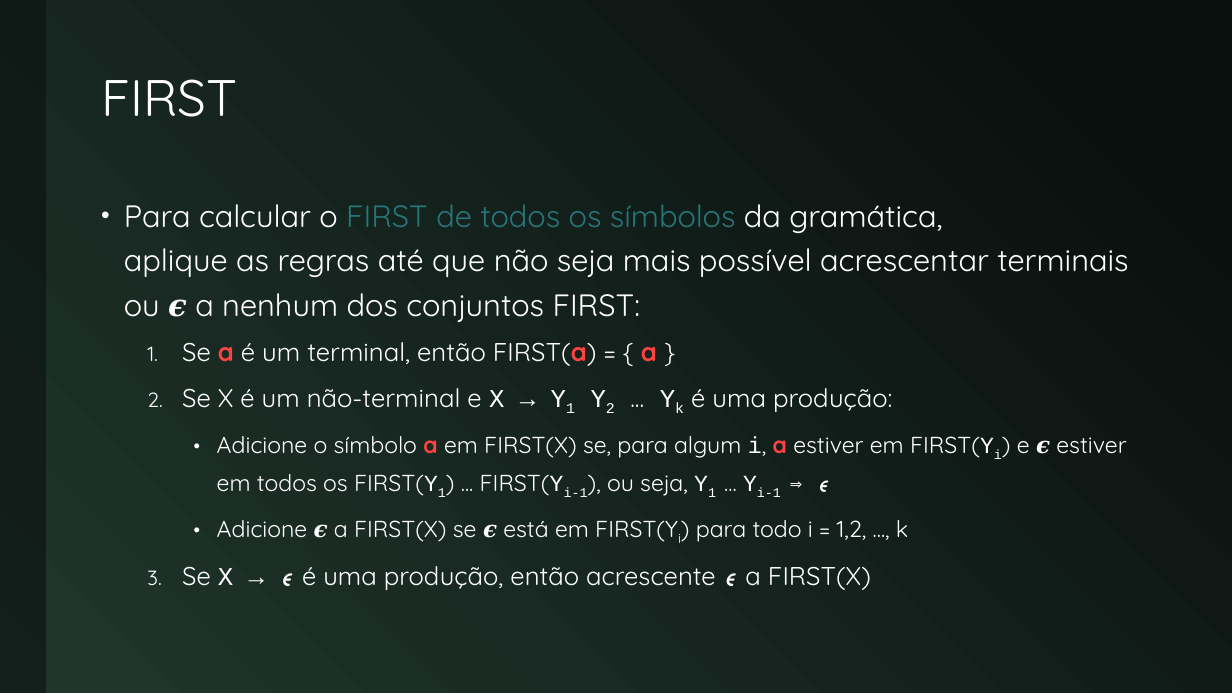
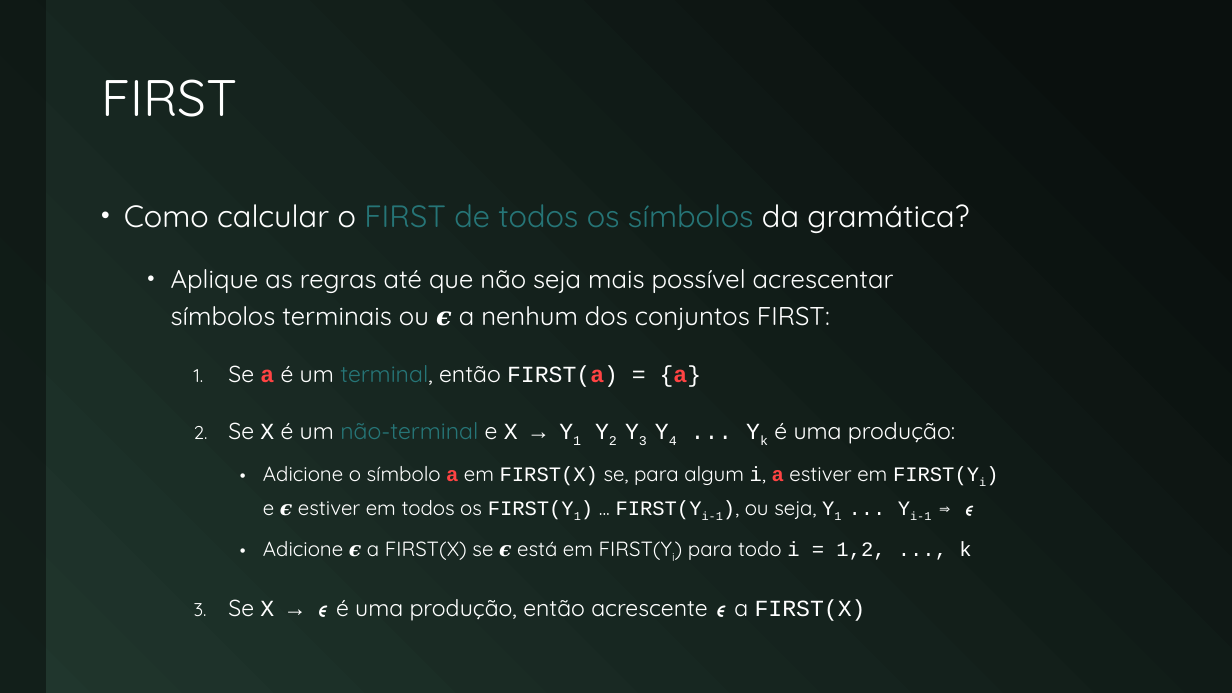
Before and after one commit to JudsonSS/Compiladores, a slide deck: slide 10 of Slides/21. Análise Descendente.pptx (slide 9 before the commit). Drawn at 1232x693 pixels with LibreOffice and Linux fonts; fonts in the diff are those of the drawing. Boxes give left, top, right and bottom in pixels: in the first picture for what was removed or moved away, otherwise in the second. Text is boxed around its words. In the diff, an @@ line names an element or a change of style, - is before the commit and + after.

```diff
--- a/Slides/21. Análise Descendente.pptx
+++ b/Slides/21. Análise Descendente.pptx
@@ text at (124, 204, 969, 444): text changed; size 24 to 20 pt @@
-• Para calcular o FIRST de todos os símbolos da gramática,
-  aplique as regras até que não seja mais possível acrescentar terminais ou 𝝐 a nenhum dos conjuntos FIRST:
-  1. Se a é um terminal, então FIRST(a) = { a }
-  2. Se X é um não-terminal e X → Y1 Y2 ... Yk é uma produção:
+• Como calcular o FIRST de todos os símbolos da gramática?
+  • Aplique as regras até que não seja mais possível acrescentar
+    símbolos terminais ou 𝝐 a nenhum dos conjuntos FIRST:
+    1. Se a é um terminal, então FIRST(a) = {a}
+    2. Se X é um não-terminal e X → Y1 Y2 Y3 Y4 ... Yk é uma produção:
@@ text at (228, 466, 979, 621): size 18 to 16 pt in "Adicione o símbolo a em FIRST(X) se, ...", "Adicione 𝝐 a FIRST(X) se 𝝐 está ..."; font Quicksand to Courier New in "a FIRST(X) a FIRST(Yi) FIRST(Y1) FIRST(Yi-1), ...", "i = 1,2, ..., k", "FIRST(X)"; size 20 to 18 pt in "Se X → 𝝐 é uma produção, ..."; list level 3 to 4 in "Adicione o símbolo a em ..."; list level 3 to 4 in "Adicione 𝝐 a FIRST(X) se ..."; list level 2 to 3 in "Se X → 𝝐 é ..." @@
```
Also in this commit, not shown: 9 other slides changed, 3 slides added, 1 other file.
